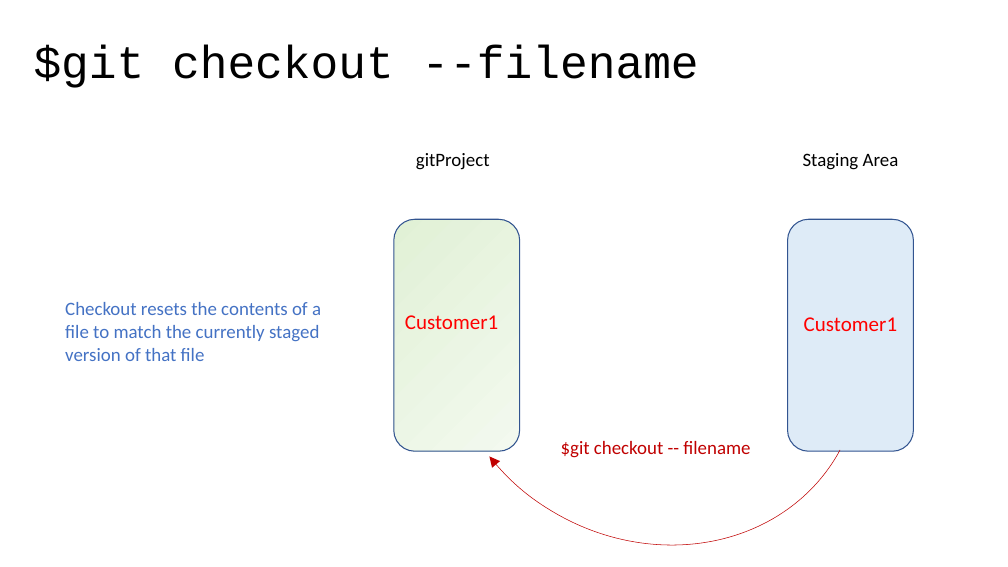
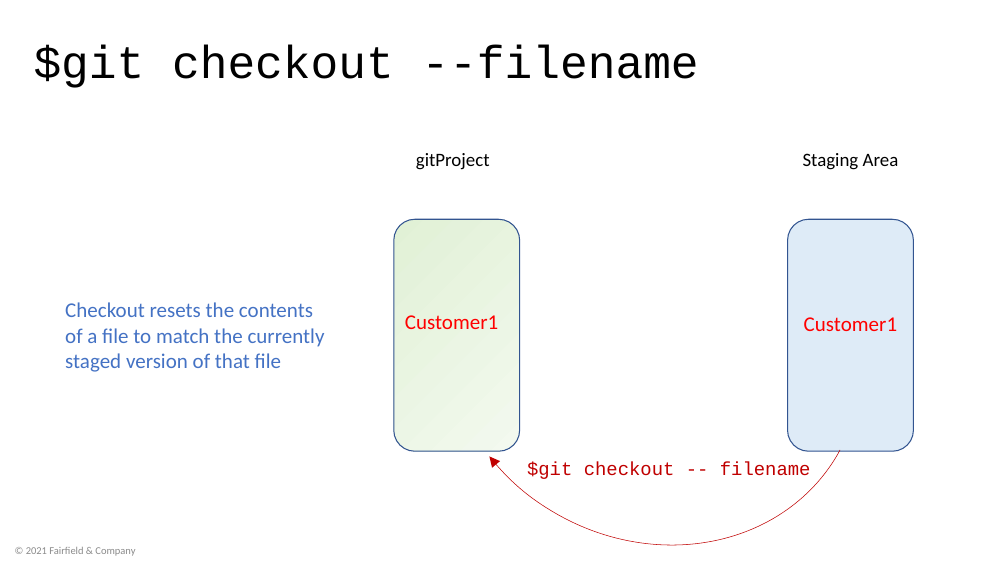
Before and after one commit to BackpackTrainer/gitProject, a slide deck: slide 39 of Git.pptx. Drawn at 1008x567 pixels with LibreOffice and Linux fonts; fonts in the diff are those of the drawing; background and template pictures are left out. Boxes give left, top, right and bottom in pixels: in the first picture for what was removed or moved away, otherwise in the second. Text is boxed around its words. In the diff, an @@ line names an element or a change of style, - is before the commit and + after.

```diff
--- a/Git.pptx
+++ b/Git.pptx
@@ text "Checkout resets the contents of ..." at box(65, 302, 325, 372): size 18 to 20 pt @@
@@ text "$git checkout -- filename": place and size @@
-text "$git checkout -- filename" at box(561, 441, 750, 458)
+text "$git checkout -- filename" at box(527, 462, 811, 479)
@@ text "$git checkout -- filename" at box(527, 462, 811, 479): font Calibri to Courier New @@
@@ text added at box(26, 547, 135, 556), 10 pt, text #8C8C8C @@
+© 2021 Fairfield & Company
```
Also in this commit, not shown: 43 other slides changed.
